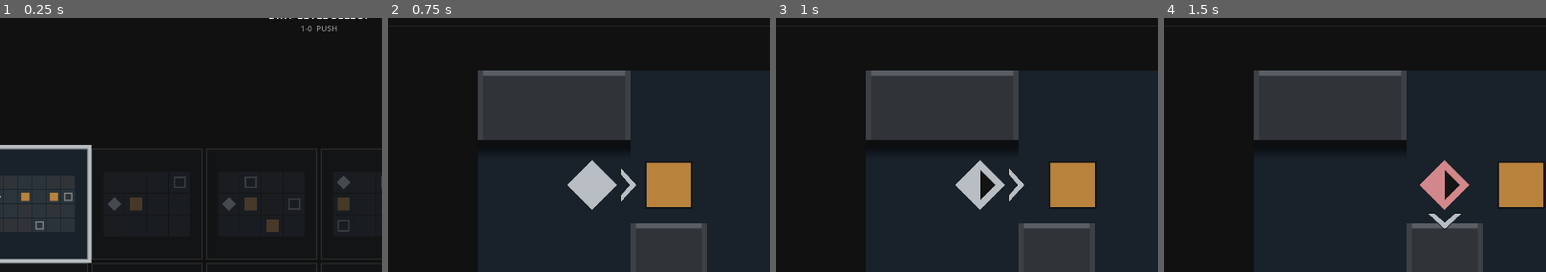
Above: before the commit, frames 1-4 (left to right).
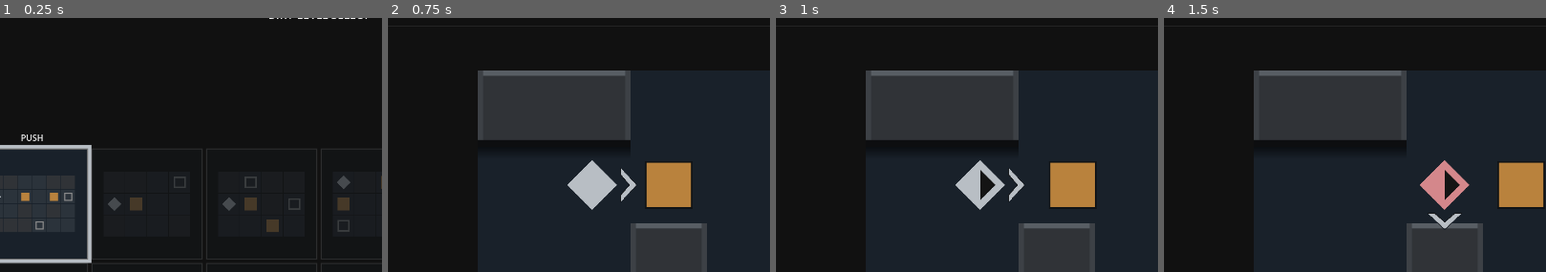
Above: after the commit, the same moments.

Repository: Periodev/DIR_03
Game: Godot game, scene res://scenes/classic_level_select.tscn
Same seed, same stepped clock (60 frames per second), same inputs: the game is played once before the commit and once after it.
Inputs:
- Up to frame 1 (0.25 s): no input
- Up to frame 2 (0.75 s): tap Enter at 0.5 s; hold Right (move_right) from 0.53 s (still down); hold X (install_vector) from 0.53 s (still down)
- Up to frame 3 (1 s): keep holding Right (move_right); keep holding X (install_vector)
- Up to frame 4 (1.5 s): release Right (move_right) at 1.28 s; release X (install_vector) at 1.28 s; hold Down (move_down) from 1.28 s (still down); tap Space (trigger_vector) at 1.35 s
The pictures show only the part of the screen within x 8-58%, y 5-55%; the shares and areas given below are measured in that part.

The runs differ from the first frame. In frame 1, 0.2% of the frame differs, in the area x 5-89%, y 3-49%; in frame 2, nothing differs; in frame 3, nothing differs; in frame 4, nothing differs.

Commit message:
Float selected level names by tiles

Diff:
--- a/scripts/classic_level_select.gd
+++ b/scripts/classic_level_select.gd
@@ -12,6 +12,10 @@
 const HEADER_BOTTOM := 96.0
 const BOTTOM_MARGIN := 48.0
 const TILE_GAP := 8.0
+const LEVEL_NAME_GAP := 12.0
+const LEVEL_NAME_HEIGHT := 24.0
+const LEVEL_NAME_MIN_WIDTH := 208.0
+const LEVEL_NAME_MAX_WIDTH := 320.0
 const COMPLETED_COLOR := Color("#49c9a5")
 const LOCKED_ALPHA := 0.28
 const SELECTED_GLOW_ALPHA := 0.11
@@ -211,15 +215,38 @@
 	advance_after_completion()
 
 
-func selected_level_label() -> String:
+func selected_level_name() -> String:
 	var page: Array = current_page_entries()
 	if page.is_empty():
 		return ""
 	var entry: Dictionary = page[selected_index]
-	return "%s  %s" % [
-		String(entry["id"]),
-		String(entry["name"]).to_upper(),
-	]
+	return String(entry["name"]).to_upper()
+
+
+func selected_level_name_rect() -> Rect2:
+	return selected_level_name_rect_for(selected_index, get_viewport_rect().size)
+
+
+func selected_level_name_rect_for(index: int, viewport_size: Vector2) -> Rect2:
+	var selected_rect := entry_rect_for(index, viewport_size)
+	var margin := side_margin_for(viewport_size.x)
+	var available_width := maxf(1.0, viewport_size.x - margin * 2.0)
+	var label_width := minf(
+		available_width,
+		clampf(selected_rect.size.x, LEVEL_NAME_MIN_WIDTH, LEVEL_NAME_MAX_WIDTH)
+	)
+	var label_x := clampf(
+		selected_rect.get_center().x - label_width * 0.5,
+		margin,
+		viewport_size.x - margin - label_width
+	)
+	var row: int = floori(float(index) / float(GRID_COLUMNS))
+	var label_y := (
+		selected_rect.position.y - LEVEL_NAME_GAP - LEVEL_NAME_HEIGHT
+		if row == 0
+		else selected_rect.end.y + LEVEL_NAME_GAP
+	)
+	return Rect2(label_x, label_y, label_width, LEVEL_NAME_HEIGHT)
 
 
 func is_entry_unlocked(entry: Dictionary) -> bool:
@@ -324,6 +351,7 @@
 	var page: Array = current_page_entries()
 	for index in range(page.size()):
 		draw_level_entry(index)
+	draw_selected_level_name()
 	draw_area_arrows()
 
 
@@ -335,11 +363,17 @@
 		21,
 		palette["text_hi"]
 	)
+
+
+func draw_selected_level_name() -> void:
+	var level_name := selected_level_name()
+	if level_name == "":
+		return
 	draw_text_centered(
-		Rect2(0, 51, viewport_width, 22),
-		selected_level_label(),
-		15,
-		palette["text_dim"]
+		selected_level_name_rect(),
+		level_name,
+		16,
+		palette["text_hi"]
 	)
 
 
--- a/tools/verify_classic_level_select.gd
+++ b/tools/verify_classic_level_select.gd
@@ -42,6 +42,17 @@
 	var viewport_rect := Rect2(Vector2.ZERO, layout_viewport)
 	if not viewport_rect.encloses(first_rect) or not viewport_rect.encloses(last_rect):
 		fail("Adaptive classic selector tiles extend beyond the viewport.")
+		return
+	var top_name_rect: Rect2 = selector.selected_level_name_rect_for(0, layout_viewport)
+	var bottom_name_rect: Rect2 = selector.selected_level_name_rect_for(7, layout_viewport)
+	if top_name_rect.end.y >= first_rect.position.y:
+		fail("Top-row level name does not stay above the selected tile.")
+		return
+	if bottom_name_rect.position.y <= selector.entry_rect_for(7, layout_viewport).end.y:
+		fail("Bottom-row level name does not stay below the selected tile.")
+		return
+	if not viewport_rect.encloses(top_name_rect) or not viewport_rect.encloses(bottom_name_rect):
+		fail("Selected level name extends beyond the viewport.")
 		return
 
 	selector.selected_index = 0
Not shown, changed: tools/verify_v11_static.ps1
